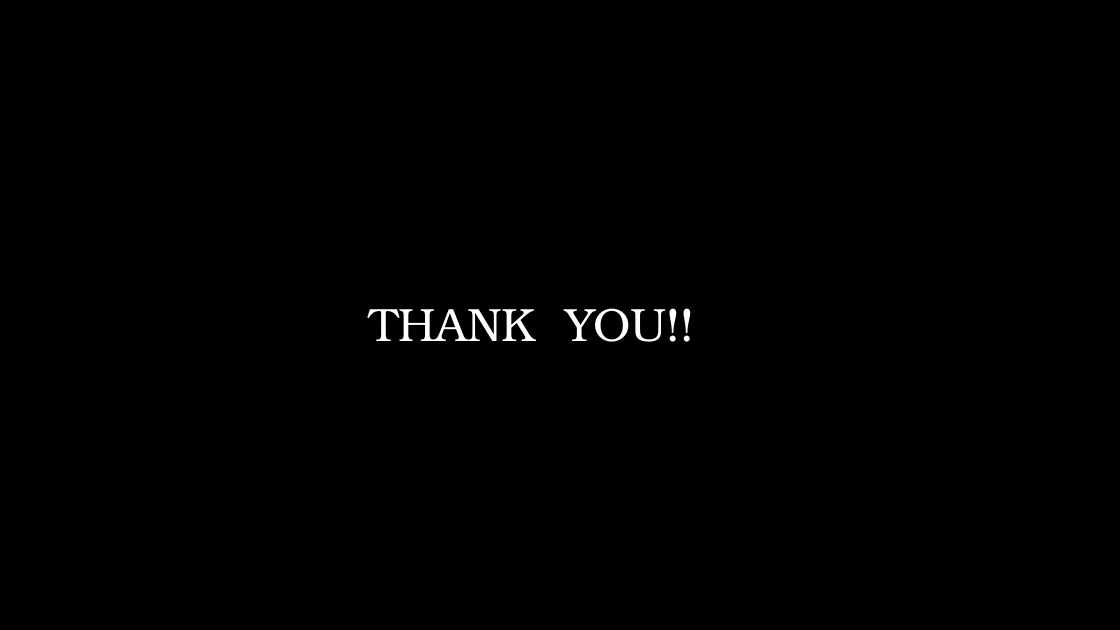
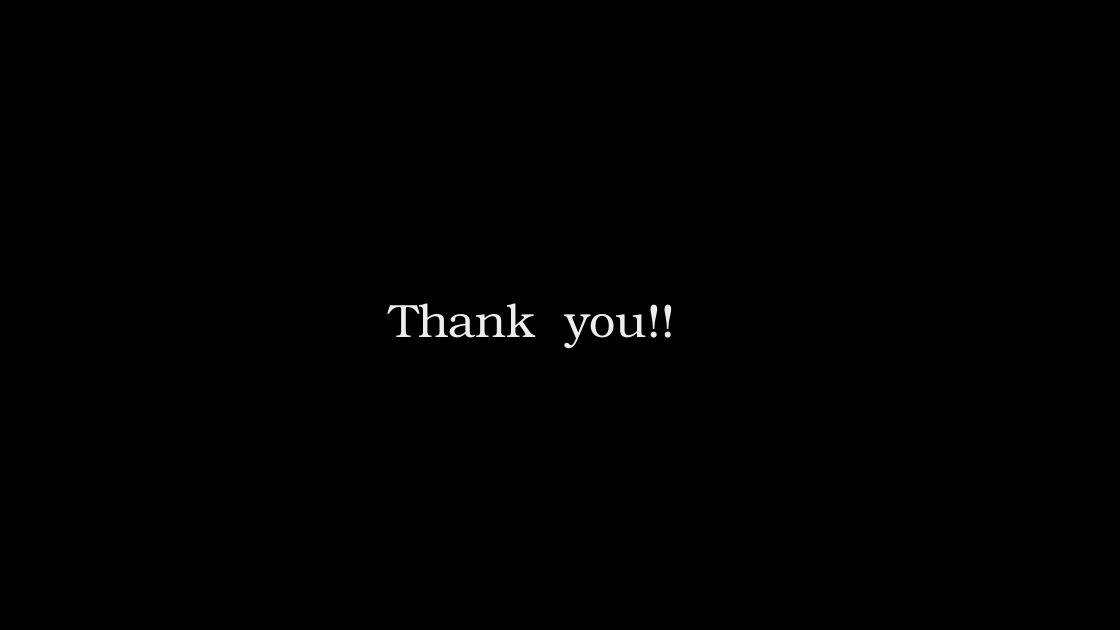
Before and after one commit to sushant76/IPHI, a slide deck: slide 17 of BlockchainDS.pptx (slide 13 before the commit). Drawn at 1120x630 pixels with LibreOffice and Linux fonts; fonts in the diff are those of the drawing; background and template pictures are left out. Boxes give left, top, right and bottom in pixels: in the first picture for what was removed or moved away, otherwise in the second. Text is boxed around its words. In the diff, an @@ line names an element or a change of style, - is before the commit and + after.

```diff
--- a/BlockchainDS.pptx
+++ b/BlockchainDS.pptx
@@ title at box(389, 303, 675, 348): text changed; text colour #FFFFFF to gradient #BFBFBF to #EDEDED to #FFFFFF @@
-THANK YOU!!
+Thank you!!
```
Also in this commit, not shown: 12 other slides changed, 4 slides added.
